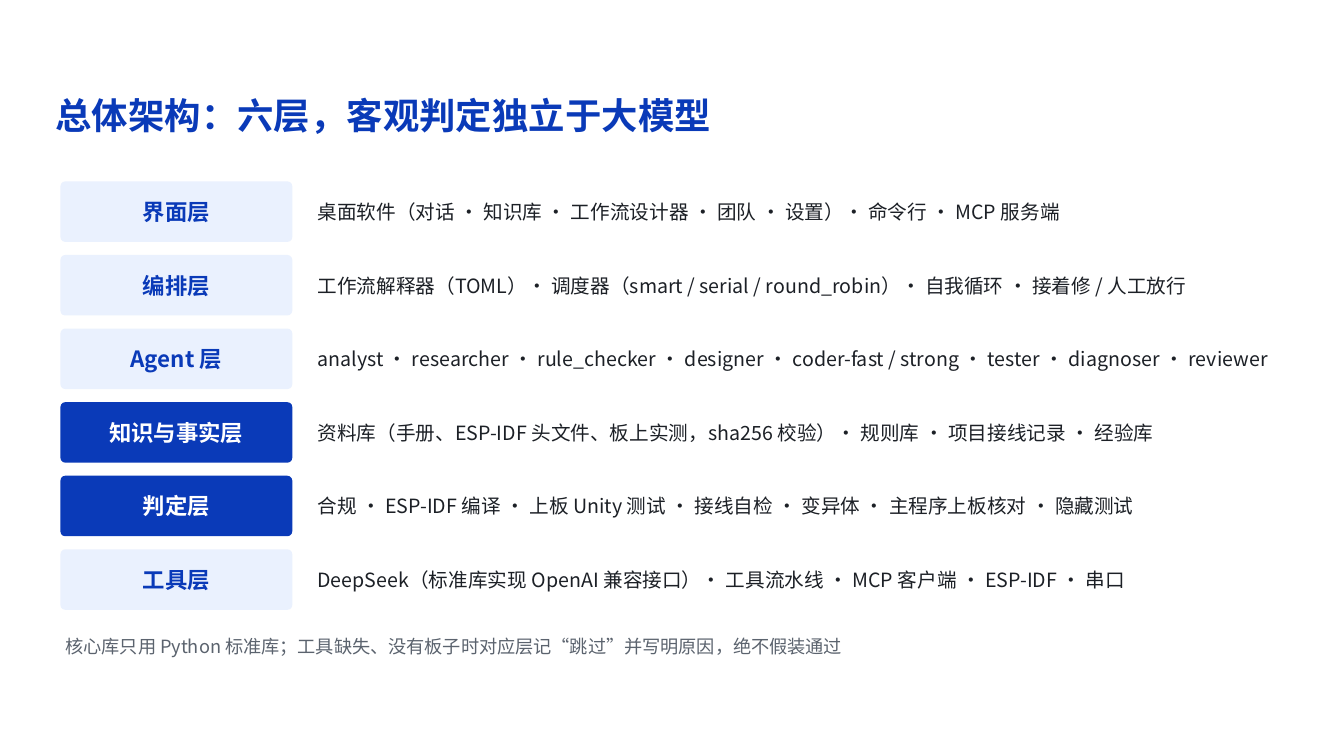
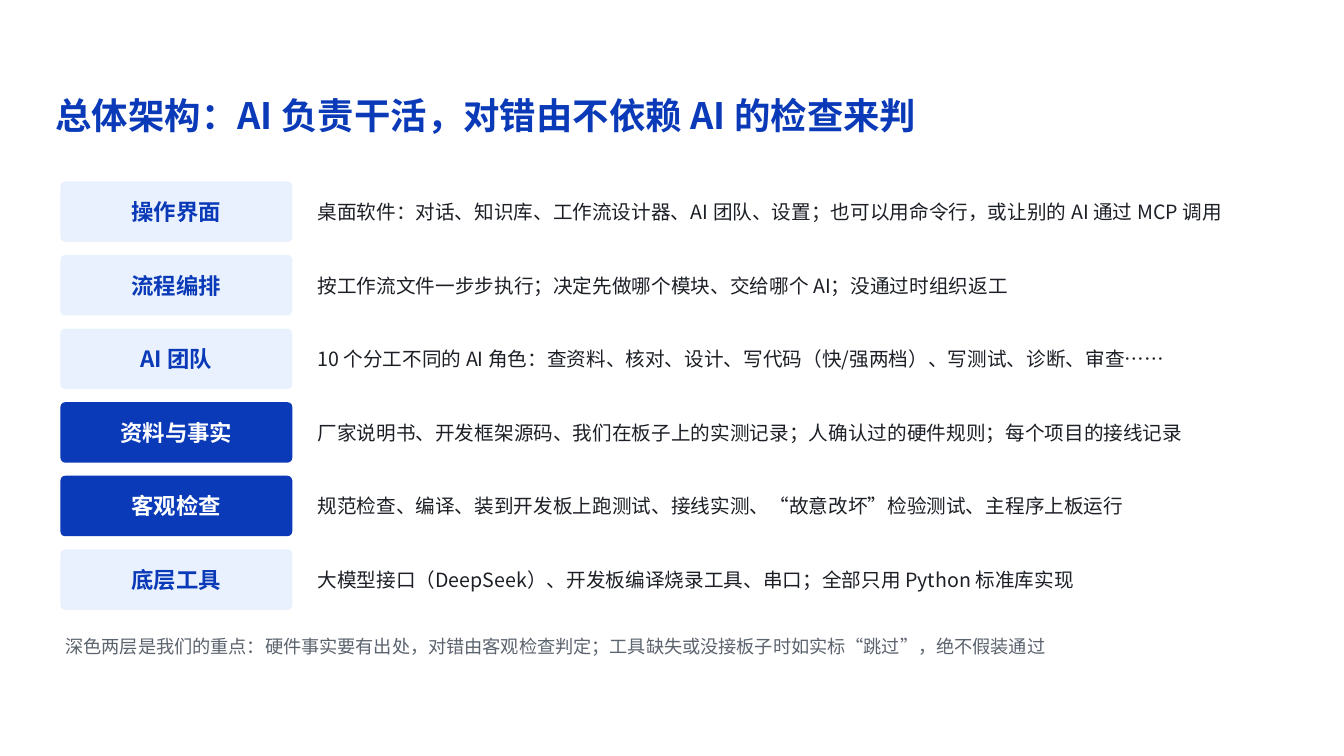
Before and after one commit to z-xxkk/firmforge, a slide deck: slide 5 of submission/方案讲解.pptx. Drawn at 1344x756 pixels with LibreOffice and Linux fonts; fonts in the diff are those of the drawing; background and template pictures are left out. Boxes give left, top, right and bottom in pixels: in the first picture for what was removed or moved away, otherwise in the second. Text is boxed around its words. In the diff, an @@ line names an element or a change of style, - is before the commit and + after.

```diff
--- a/submission/方案讲解.pptx
+++ b/submission/方案讲解.pptx
@@ text at box(55, 97, 916, 134): text changed @@
-总体架构：六层，客观判定独立于大模型
+总体架构：AI 负责干活，对错由不依赖 AI 的检查来判
@@ text at box(132, 201, 221, 222): text changed @@
-界面层
+操作界面
@@ text at box(317, 202, 1221, 222): text changed @@
-桌面软件（对话 · 知识库 · 工作流设计器 · 团队 · 设置）· 命令行 · MCP 服务端
+桌面软件：对话、知识库、工作流设计器、AI 团队、设置；也可以用命令行，或让别的 AI 通过 MCP 调用
@@ text at box(132, 275, 221, 296): text changed @@
-编排层
+流程编排
@@ text at box(317, 276, 1008, 296): text changed @@
-工作流解释器（TOML）· 调度器（smart / serial / round_robin）· 自我循环 · 接着修 / 人工放行
+按工作流文件一步步执行；决定先做哪个模块、交给哪个 AI；没通过时组织返工
@@ text at box(141, 348, 212, 369): text changed @@
-Agent 层
+AI 团队
@@ text at box(317, 349, 1164, 370): text changed @@
-analyst · researcher · rule_checker · designer · coder-fast / strong · tester · diagnoser · reviewer
+10 个分工不同的 AI 角色：查资料、核对、设计、写代码（快/强两档）、写测试、诊断、审查……
@@ text at box(121, 422, 233, 443): text changed @@
-知识与事实层
+资料与事实
@@ text at box(317, 423, 1182, 443): text changed @@
-资料库（手册、ESP-IDF 头文件、板上实测，sha256 校验）· 规则库 · 项目接线记录 · 经验库
+厂家说明书、开发框架源码、我们在板子上的实测记录；人确认过的硬件规则；每个项目的接线记录
@@ text at box(132, 495, 221, 516): text changed @@
-判定层
+客观检查
@@ text at box(317, 496, 1123, 515): text changed @@
-合规 · ESP-IDF 编译 · 上板 Unity 测试 · 接线自检 · 变异体 · 主程序上板核对 · 隐藏测试
+规范检查、编译、装到开发板上跑测试、接线实测、“故意改坏”检验测试、主程序上板运行
@@ text at box(132, 569, 221, 590): text changed @@
-工具层
+底层工具
@@ text at box(317, 570, 1073, 592): text changed @@
-DeepSeek（标准库实现 OpenAI 兼容接口）· 工具流水线 · MCP 客户端 · ESP-IDF · 串口
+大模型接口（DeepSeek）、开发板编译烧录工具、串口；全部只用 Python 标准库实现
@@ text at box(65, 637, 1045, 656): text changed @@
-核心库只用 Python 标准库；工具缺失、没有板子时对应层记“跳过”并写明原因，绝不假装通过
+深色两层是我们的重点：硬件事实要有出处，对错由客观检查判定；工具缺失或没接板子时如实标“跳过”，绝不假装通过
```
Also in this commit, not shown: 13 other slides changed, 1 slide added, 1 slide removed, 1 other file.
